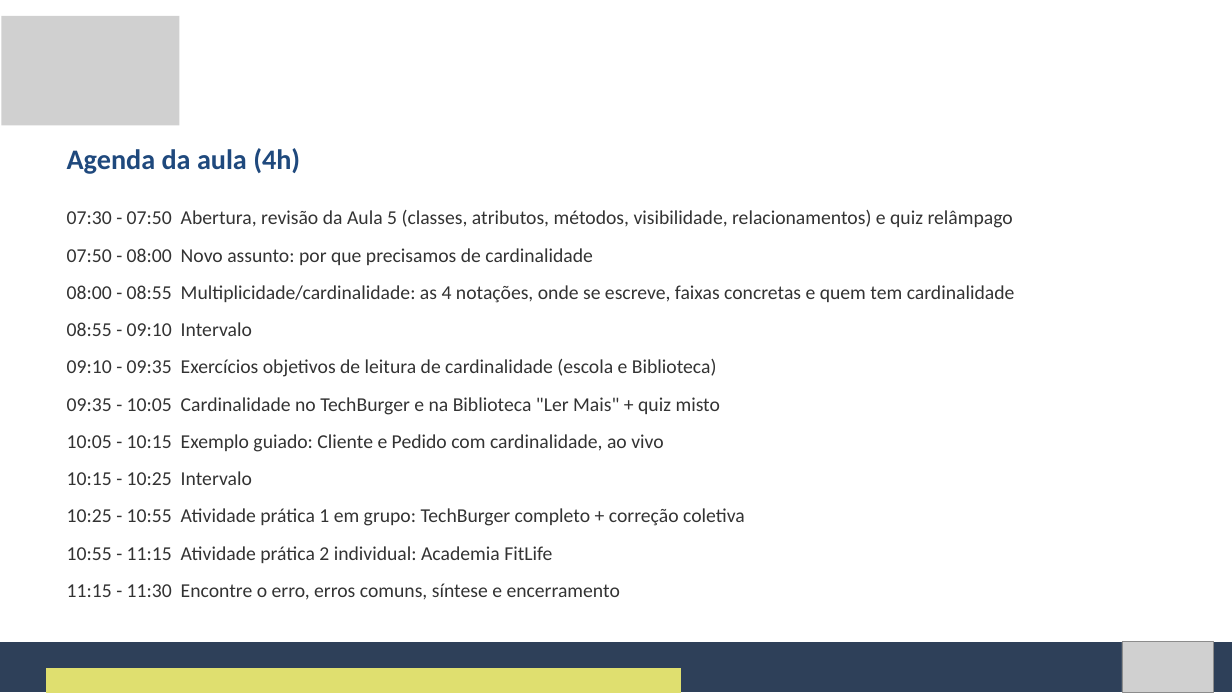
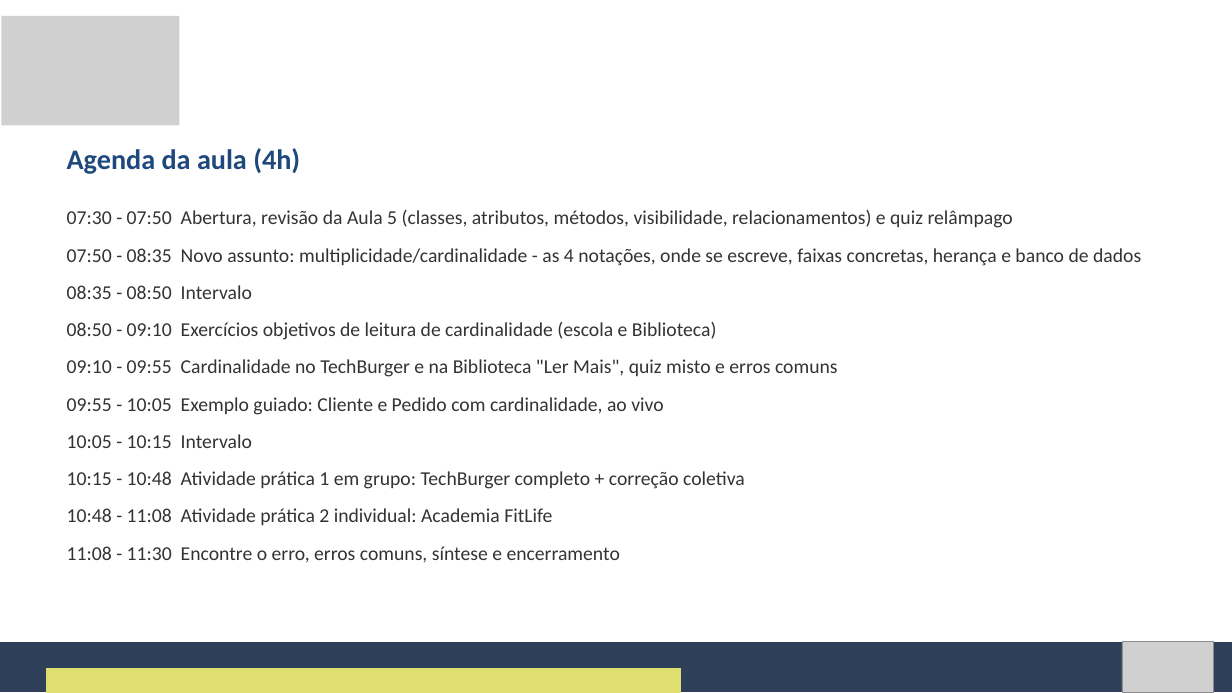
Before and after one commit to Natan20/Curso-Modelagem-De-Sistemas-Material, a slide deck: slide 2 of Aula 06 - 25-09-2026/Aula 6 - Slides.pptx. Drawn at 1232x693 pixels with LibreOffice and Linux fonts; fonts in the diff are those of the drawing; grey boxes stand for pictures. Boxes give left, top, right and bottom in pixels: in the first picture for what was removed or moved away, otherwise in the second. Text is boxed around its words. In the diff, an @@ line names an element or a change of style, - is before the commit and + after.

Commit message:
Corrige Aula 6 e adiciona Apostila e Slides da Aula 7
Aula 6: capa no padrão, logo decorativo restaurado em todos os slides,
slide final com fundo e imagens, agenda alinhada ao roteiro e
formatação de títulos/tabelas da apostila.
Aula 7: Diagrama de Atividades, com três atividades práticas
(TechBurger, FitLife e revisão geral PetFeliz).

```diff
--- a/Aula 06 - 25-09-2026/Aula 6 - Slides.pptx
+++ b/Aula 06 - 25-09-2026/Aula 6 - Slides.pptx
@@ text at [67,248,1141,563]: text changed @@
-07:50 - 08:00 Novo assunto: por que precisamos de cardinalidade
-08:00 - 08:55 Multiplicidade/cardinalidade: as 4 notações, onde se escreve, faixas concretas e quem tem cardinalidade
-08:55 - 09:10 Intervalo
-09:10 - 09:35 Exercícios objetivos de leitura de cardinalidade (escola e Biblioteca)
-09:35 - 10:05 Cardinalidade no TechBurger e na Biblioteca "Ler Mais" + quiz misto
-10:05 - 10:15 Exemplo guiado: Cliente e Pedido com cardinalidade, ao vivo
-10:15 - 10:25 Intervalo
-10:25 - 10:55 Atividade prática 1 em grupo: TechBurger completo + correção coletiva
-10:55 - 11:15 Atividade prática 2 individual: Academia FitLife
-11:15 - 11:30 Encontre o erro, erros comuns, síntese e encerramento
+07:50 - 08:35 Novo assunto: multiplicidade/cardinalidade - as 4 notações, onde se escreve, faixas concretas, herança e banco de dados
+08:35 - 08:50 Intervalo
+08:50 - 09:10 Exercícios objetivos de leitura de cardinalidade (escola e Biblioteca)
+09:10 - 09:55 Cardinalidade no TechBurger e na Biblioteca "Ler Mais", quiz misto e erros comuns
+09:55 - 10:05 Exemplo guiado: Cliente e Pedido com cardinalidade, ao vivo
+10:05 - 10:15 Intervalo
+10:15 - 10:48 Atividade prática 1 em grupo: TechBurger completo + correção coletiva
+10:48 - 11:08 Atividade prática 2 individual: Academia FitLife
+11:08 - 11:30 Encontre o erro, erros comuns, síntese e encerramento
```
Also in this commit, not shown: 47 other slides changed, 5 other files.
